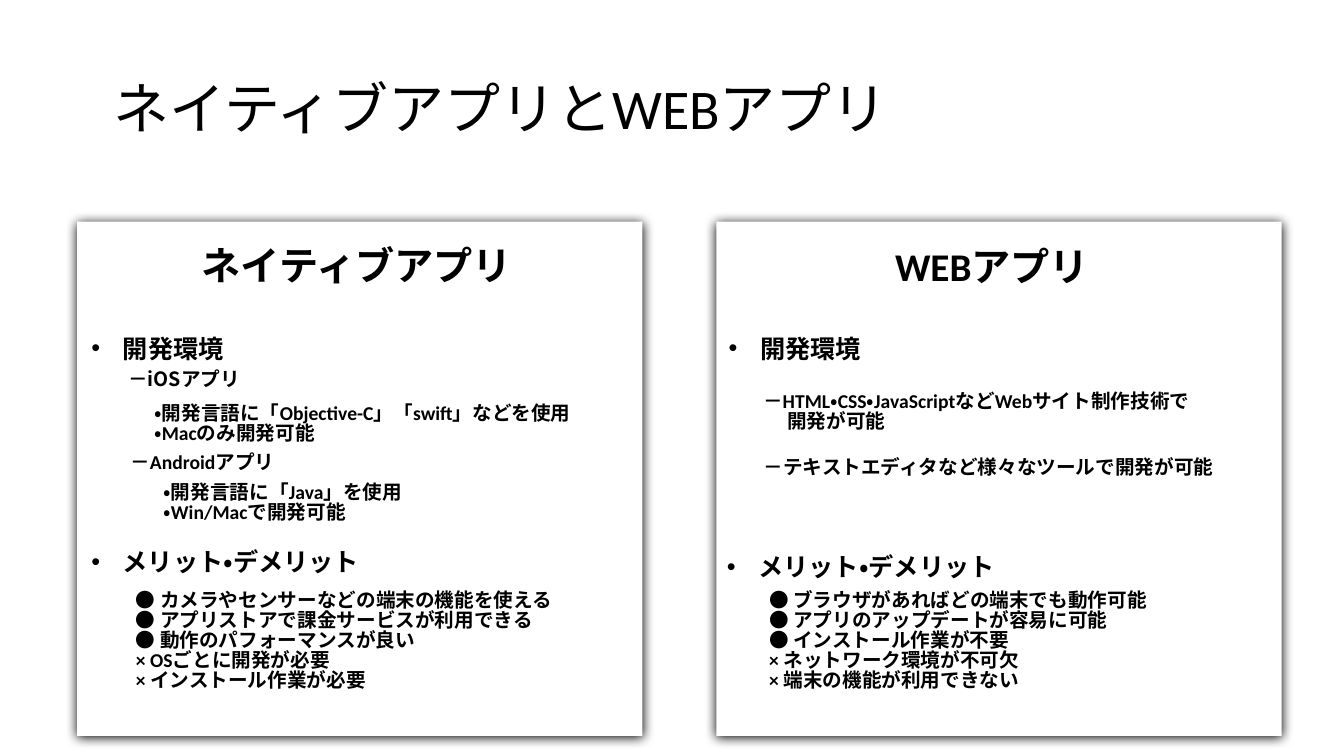
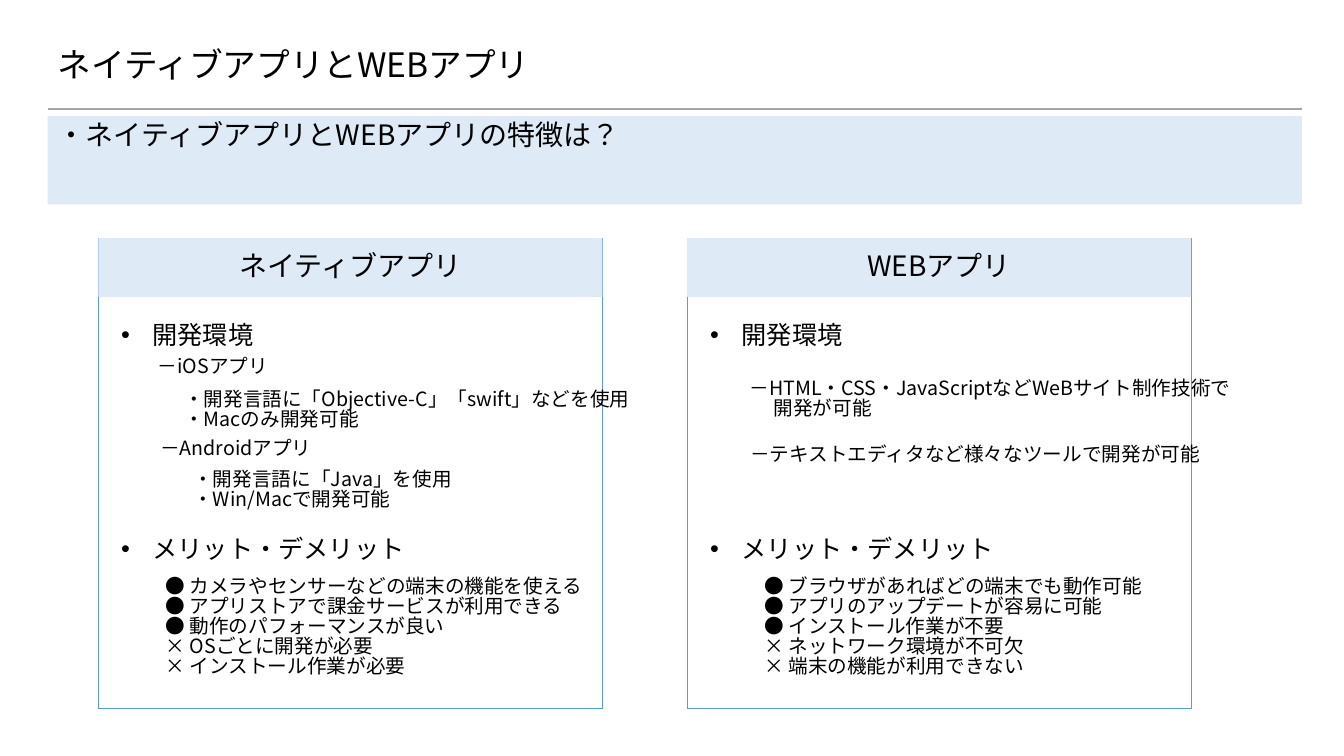
Before and after one commit to konnpeitoon/diary, a slide deck: slide 6 of doc/01_勉強会まとめ資料/01_勉強会まとめ資料/【4月】第一回勉強会/スマホアプリの開発.pptx. Drawn at 1344x756 pixels with LibreOffice and Linux fonts; fonts in the diff are those of the drawing; background and template pictures are left out. Boxes give left, top, right and bottom in pixels: in the first picture for what was removed or moved away, otherwise in the second. Text is boxed around its words. In the diff, an @@ line names an element or a change of style, - is before the commit and + after.

```diff
--- a/doc/01_勉強会まとめ資料/01_勉強会まとめ資料/【4月】第一回勉強会/スマホアプリの開発.pptx
+++ b/doc/01_勉強会まとめ資料/01_勉強会まとめ資料/【4月】第一回勉強会/スマホアプリの開発.pptx
@@ title "ネイティブアプリとWEBアプリ" moved from (x1=113, y1=81, x2=887, y2=134) to (x1=58, y1=48, x2=530, y2=80) @@
@@ title "ネイティブアプリとWEBアプリ" at (x1=58, y1=48, x2=530, y2=80): size 40 to 24 pt, font Calibri to Noto Sans CJK JP; line spacing 0.85 to 0.9 @@
@@ line added from (47, 109) to (1303, 109), #A5A5A5 1.5 pt @@
@@ text added at (x1=47, y1=116, x2=1302, y2=204), fill #DEEBF7, outline #5B9BD5 1 pt, 20 pt, text #000000 @@
+・ネイティブアプリとWEBアプリの特徴は？
@@ text "ネイティブアプリ" resized from (x1=202, y1=246, x2=512, y2=284) to (x1=99, y1=238, x2=603, y2=296) @@
@@ text "ネイティブアプリ" at (x1=99, y1=238, x2=603, y2=296): size 28 to 20 pt, font Calibri to Noto Sans CJK JP, bold off; more space between paragraphs; fill none to #DEEBF7; outline none to #5B9BD5 1 pt @@
@@ rectangle resized from (x1=78, y1=222, x2=643, y2=736) to (x1=99, y1=239, x2=603, y2=709) @@
@@ rectangle at (x1=99, y1=239, x2=603, y2=709): outline none to #5B9BD5 0.5 pt; shadow off @@
@@ text "WEBアプリ" resized from (x1=895, y1=248, x2=1089, y2=283) to (x1=688, y1=238, x2=1192, y2=296) @@
@@ text "WEBアプリ" at (x1=688, y1=238, x2=1192, y2=296): size 28 to 20 pt, font Calibri to Noto Sans CJK JP, bold off; line spacing 0.85 to 0.9; more space between paragraphs; fill none to #DEEBF7; outline none to #5B9BD5 1 pt @@
@@ rectangle at (x1=688, y1=239, x2=1192, y2=709): outline none to #5B9BD5 0.5 pt; shadow off @@
@@ rectangle resized from (x1=717, y1=222, x2=1282, y2=736) to (x1=688, y1=239, x2=1192, y2=709) @@
@@ text "開発環境" moved from (x1=760, y1=336, x2=861, y2=360) to (x1=742, y1=323, x2=843, y2=346) @@
@@ 7 texts moved together from (x1=123, y1=336, x2=570, y2=689) to (x1=153, y1=323, x2=629, y2=675) @@
@@ text "－iOSアプリ" at (x1=158, y1=356, x2=268, y2=374): bold off @@
@@ text "－HTML・CSS・JavaScriptなどWeBサイト制作技術で" moved from (x1=763, y1=391, x2=1189, y2=430) to (x1=750, y1=375, x2=1231, y2=417) @@
@@ text at (x1=750, y1=375, x2=1231, y2=401): text changed; font Calibri to Noto Sans CJK JP; bold off @@
-－HTML・CSS・JavaScriptなどWebサイト制作技術で
+－HTML・CSS・JavaScriptなどWeBサイト制作技術で
@@ text at (x1=774, y1=395, x2=872, y2=417): font Calibri to Noto Sans CJK JP, bold off in "開発が可能" @@
@@ text "－テキストエディタなど様々なツールで開発が可能" moved from (x1=764, y1=457, x2=1214, y2=476) to (x1=750, y1=441, x2=1200, y2=467) @@
@@ font Calibri to Noto Sans CJK JP, bold off in 10 elements at (x1=788, y1=576, x2=1141, y2=675), (x1=750, y1=441, x2=1200, y2=467), (x1=742, y1=323, x2=843, y2=346), (x1=742, y1=536, x2=994, y2=560), (x1=190, y1=576, x2=582, y2=675), (x1=153, y1=323, x2=254, y2=346), (x1=153, y1=536, x2=405, y2=560), (x1=160, y1=438, x2=312, y2=456), (x1=184, y1=386, x2=629, y2=428), (x1=193, y1=469, x2=452, y2=510) @@
@@ text "メリット・デメリット" moved from (x1=758, y1=554, x2=994, y2=579) to (x1=742, y1=536, x2=994, y2=560) @@
@@ text "● ブラウザがあればどの端末でも動作可能" moved from (x1=783, y1=590, x2=1146, y2=689) to (x1=788, y1=576, x2=1141, y2=675) @@
```
Also in this commit, not shown: 6 other slides changed, 2 slides added, 4 slides removed, 1 other file.
